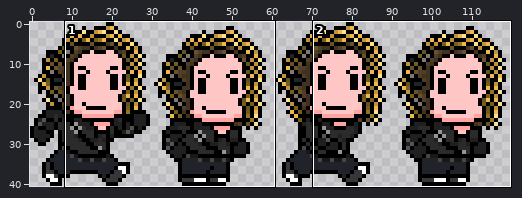
Edited in one commit: sprite sheet (assets/enemies/LAVA_BRITTA/walking.png). The first picture is a wide view before the edit; the outline marks the close-up.
Close-up. Before the commit:
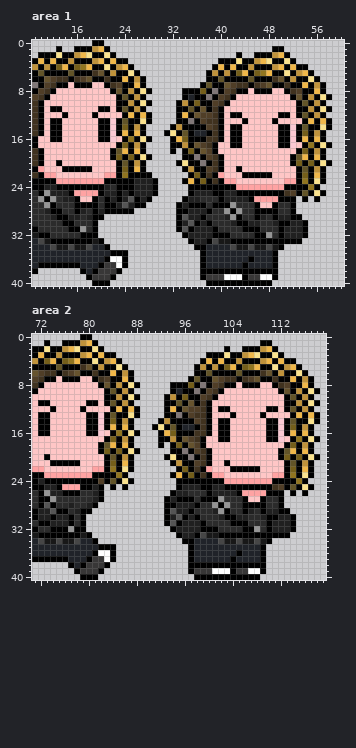
The file is 120x41 pixels. Colours within 5 levels of each other are drawn and written as one. Shown: area 1: x 9..60, y 0..40; area 2: x 71..119, y 0..40.
Once edited:
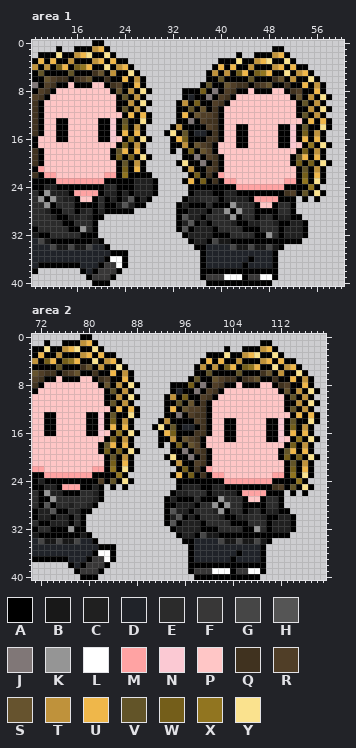
Palette (. is transparent): A #000000  B #181818  C #202020  D #202329  E #2b2b2b  F #383737  G #464646  H #555555  J #807777  K #959595  L #ffffff  M #ffa3a3  N #fbc9d3  P #ffc6c6  Q #40321f  R #503e27  S #66532e  T #bf923b  U #efb74a  V #625428  W #745e1a  X #917520  Y #fae28e
From old to new:
{"where": "area 1"}
{"y":11,"x":12,"old":"AA","new":"PP"}
{"y":11,"x":20,"old":"AA","new":"PP"}
{"y":12,"x":14,"old":"A","new":"P"}
{"y":12,"x":19,"old":"A","new":"P"}
{"y":12,"x":42,"old":"AA","new":"PP"}
{"y":12,"x":50,"old":"AA","new":"PP"}
{"y":13,"x":12,"old":"A","new":"P"}
{"y":13,"x":14,"old":"P","new":"A"}
{"y":13,"x":44,"old":"A","new":"P"}
{"y":13,"x":49,"old":"A","new":"P"}
{"y":14,"x":12,"old":"A","new":"P"}
{"y":14,"x":14,"old":"P","new":"A"}
{"y":14,"x":42,"old":"A","new":"P"}
{"y":14,"x":44,"old":"P","new":"A"}
{"y":15,"x":12,"old":"A","new":"P"}
{"y":15,"x":14,"old":"P","new":"A"}
{"y":15,"x":42,"old":"A","new":"P"}
{"y":15,"x":44,"old":"P","new":"A"}
{"y":16,"x":12,"old":"A","new":"P"}
{"y":16,"x":14,"old":"P","new":"A"}
{"y":16,"x":42,"old":"A","new":"P"}
{"y":16,"x":44,"old":"P","new":"A"}
{"y":17,"x":42,"old":"A","new":"P"}
{"y":17,"x":44,"old":"P","new":"A"}
{"y":20,"x":13,"old":"A","new":"P"}
{"y":21,"x":14,"old":"AAAAA","new":"PPPPP"}
{"y":21,"x":43,"old":"A","new":"P"}
{"y":22,"x":44,"old":"AAAAA","new":"PPPPP"}
{"where": "area 2"}
{"y":11,"x":72,"old":"AA","new":"PP"}
{"y":11,"x":80,"old":"AA","new":"PP"}
{"y":12,"x":74,"old":"A","new":"P"}
{"y":12,"x":79,"old":"A","new":"P"}
{"y":12,"x":102,"old":"AA","new":"PP"}
{"y":12,"x":110,"old":"AA","new":"PP"}
{"y":13,"x":72,"old":"A","new":"P"}
{"y":13,"x":74,"old":"P","new":"A"}
{"y":13,"x":104,"old":"A","new":"P"}
{"y":13,"x":109,"old":"A","new":"P"}
{"y":14,"x":72,"old":"A","new":"P"}
{"y":14,"x":74,"old":"P","new":"A"}
{"y":14,"x":102,"old":"A","new":"P"}
{"y":14,"x":104,"old":"P","new":"A"}
{"y":15,"x":72,"old":"A","new":"P"}
{"y":15,"x":74,"old":"P","new":"A"}
{"y":15,"x":102,"old":"A","new":"P"}
{"y":15,"x":104,"old":"P","new":"A"}
{"y":16,"x":72,"old":"A","new":"P"}
{"y":16,"x":74,"old":"P","new":"A"}
{"y":16,"x":102,"old":"A","new":"P"}
{"y":16,"x":104,"old":"P","new":"A"}
{"y":17,"x":102,"old":"A","new":"P"}
{"y":17,"x":104,"old":"P","new":"A"}
{"y":20,"x":73,"old":"A","new":"P"}
{"y":21,"x":74,"old":"AAAAA","new":"PPPPP"}
{"y":21,"x":103,"old":"A","new":"P"}
{"y":22,"x":104,"old":"AAAAA","new":"PPPPP"}
